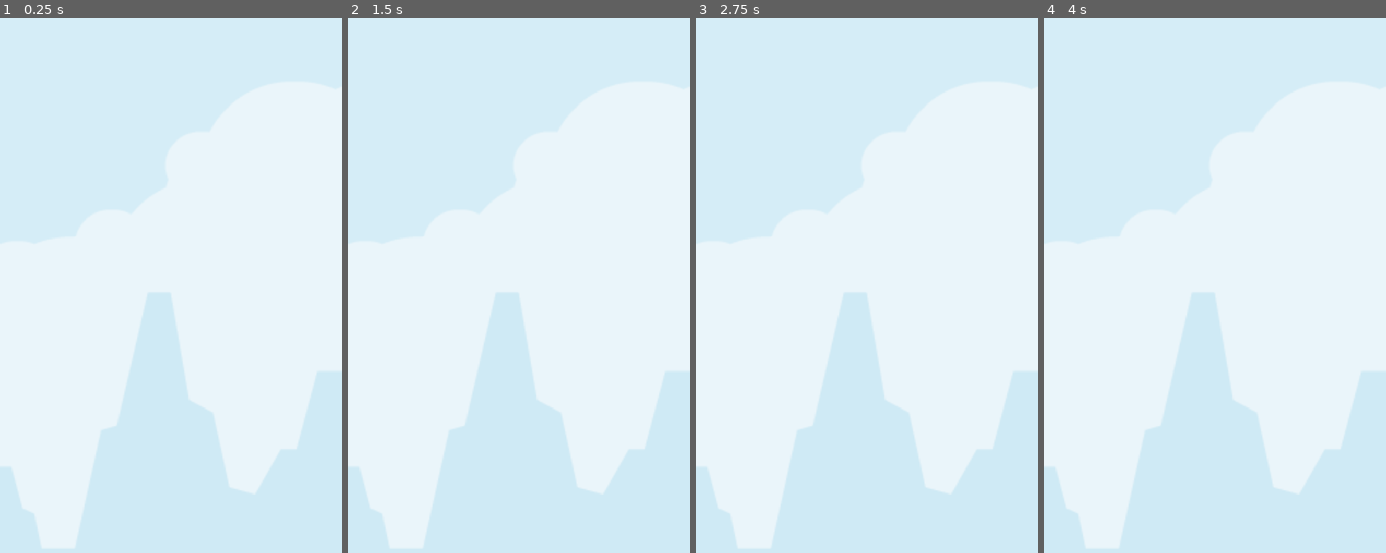
Above: before the commit, frames 1-4 (left to right).
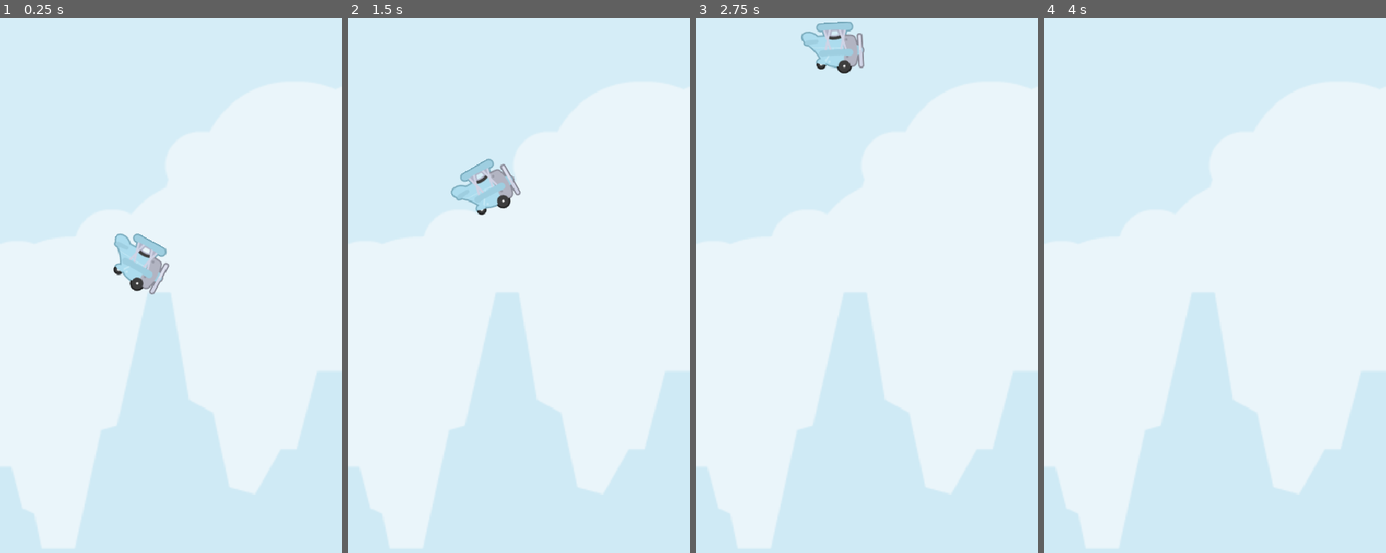
Above: after the commit, the same moments.

Repository: YaghoJP/flappy-bird-master
Game: Godot game, scene res://Scenes/world.tscn
Same seed, same stepped clock (60 frames per second), same inputs: the game is played once before the commit and once after it. Before the commit the project has no main scene; this scene is started directly in both runs.
Inputs:
- Up to frame 1 (0.25 s): no input
- Up to frame 2 (1.5 s): tap Space (jump, bound only after the commit) at 0.6, 0.77, 1.07, 1.35 s
- Up to frame 3 (2.75 s): tap Space (jump, bound only after the commit) at 1.52, 1.82, 2.1 s
- Up to frame 4 (4 s): tap Space (jump, bound only after the commit) at 2.85, 3.02, 3.32, 3.6, 3.77 s; tap Enter at 3.5 s

The runs differ from the first frame. In frame 1, 1.2% of the frame differs, in the area x 33-50%, y 40-52%; in frame 2, 1.2%; in frame 3, 1.2%; in frame 4, nothing differs.

Commit message:
[001] - Criando animação de voo.

Diff:
--- /dev/null
+++ b/Planes/plane.gd
@@ -0,0 +1,27 @@
+extends CharacterBody2D
+class_name Player
+
+@export_category('Variables')
+@export var _gravity: float = 1000.0
+@export var _jumpForce: float = -400.0
+@export var _maxSpeed: float =     400.0
+@export var _rotationSpeed: float = 2
+
+func _physics_process(_delta: float) -> void:
+
+	#Executando o pulo
+	if Input.is_action_just_pressed("jump"):
+		velocity.y = _jumpForce
+		rotation = deg_to_rad(-30)
+
+	#Calculando a velocidade do Plane
+	velocity.y += _delta * _gravity
+	velocity.y = min(velocity.y, _maxSpeed)
+
+	#Fazendo a rotação e movendo o personagem.
+	rotatePlayer(_delta)
+	move_and_slide()
+
+func rotatePlayer(_delta: float) -> void:
+	if velocity.y > 0 and rotation < deg_to_rad(90):
+		rotation += _rotationSpeed * _delta
--- a/Planes/plane.tscn
+++ b/Planes/plane.tscn
@@ -1,6 +1,7 @@
-[gd_scene load_steps=12 format=3 uid="uid://cbwccf8qdf5qb"]
+[gd_scene load_steps=13 format=3 uid="uid://cbwccf8qdf5qb"]
 
 [ext_resource type="Texture2D" uid="uid://bvntpsok5a8x5" path="res://Planes/planeBlue1.png" id="1_6qllm"]
+[ext_resource type="Script" uid="uid://kbmxwrhxly3g" path="res://Planes/plane.gd" id="1_tu3q3"]
 [ext_resource type="Texture2D" uid="uid://q0cghfj8gn7n" path="res://Planes/planeRed1.png" id="2_t5qcd"]
 [ext_resource type="Texture2D" uid="uid://dup4ijlr30qgx" path="res://Planes/planeGreen1.png" id="3_omcbi"]
 [ext_resource type="Texture2D" uid="uid://cgtdfpa61o4i7" path="res://Planes/planeYellow1.png" id="4_tu3q3"]
@@ -94,6 +95,7 @@
 }]
 
 [node name="Plane" type="CharacterBody2D"]
+script = ExtResource("1_tu3q3")
 
 [node name="Collision" type="CollisionShape2D" parent="."]
 
--- a/Scenes/world.tscn
+++ b/Scenes/world.tscn
@@ -1,6 +1,7 @@
-[gd_scene load_steps=2 format=3 uid="uid://c5vnj52r706iy"]
+[gd_scene load_steps=3 format=3 uid="uid://c5vnj52r706iy"]
 
 [ext_resource type="Texture2D" uid="uid://duiy5x8u0hr7r" path="res://BackGround/background.png" id="1_a02cp"]
+[ext_resource type="PackedScene" uid="uid://cbwccf8qdf5qb" path="res://Planes/plane.tscn" id="2_go701"]
 
 [node name="World" type="Node2D"]
 
@@ -8,3 +9,6 @@
 position = Vector2(800, 374)
 scale = Vector2(2, 2)
 texture = ExtResource("1_a02cp")
+
+[node name="Plane" parent="." instance=ExtResource("2_go701")]
+position = Vector2(192, 309)
--- a/project.godot
+++ b/project.godot
@@ -11,6 +11,7 @@
 [application]
 
 config/name="flappy-bird-master"
+run/main_scene="uid://c5vnj52r706iy"
 config/features=PackedStringArray("4.4", "Mobile")
 config/icon="res://icon.svg"
 
@@ -20,6 +21,15 @@
 window/size/viewport_height=854
 window/stretch/mode="canvas_items"
 
+[input]
+
+jump={
+"deadzone": 0.2,
+"events": [Object(InputEventKey,"resource_local_to_scene":false,"resource_name":"","device":-1,"window_id":0,"alt_pressed":false,"shift_pressed":false,"ctrl_pressed":false,"meta_pressed":false,"pressed":false,"keycode":0,"physical_keycode":32,"key_label":0,"unicode":32,"location":0,"echo":false,"script":null)
+, Object(InputEventMouseButton,"resource_local_to_scene":false,"resource_name":"","device":-1,"window_id":0,"alt_pressed":false,"shift_pressed":false,"ctrl_pressed":false,"meta_pressed":false,"button_mask":1,"position":Vector2(282, 29),"global_position":Vector2(291, 77),"factor":1.0,"button_index":1,"canceled":false,"pressed":true,"double_click":false,"script":null)
+]
+}
+
 [rendering]
 
 renderer/rendering_method="mobile"
Not shown, added: Planes/plane.gd.uid
